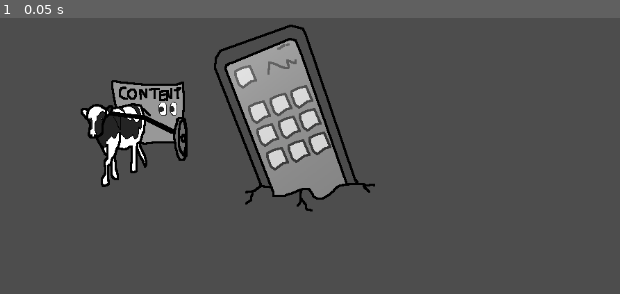
Above: before the commit, frame 1.
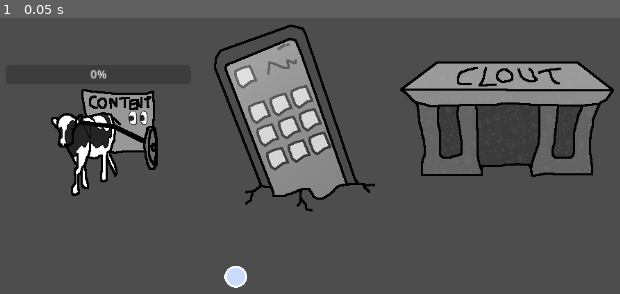
Above: after the commit, the same moment.

Repository: Broondoon/LD55_GarnishedGoose
Game: Godot game, scene res://src/levels/struct_test.tscn
Same seed, same stepped clock (60 frames per second), same inputs: the game is played once before the commit and once after it. This scene is started directly instead of the project's main scene.
Inputs:
- Up to frame 1 (0.05 s): no input

The runs differ from the first frame. In frame 1, 11% of the frame differs, in the area x 8-100%, y 15-98%.

Commit message:
Added cloutar, did cowntent
On the tin

Diff:
--- a/src/levels/struct_test.tscn
+++ b/src/levels/struct_test.tscn
@@ -1,10 +1,18 @@
-[gd_scene load_steps=3 format=3 uid="uid://b3txgu7buvfjf"]
+[gd_scene load_steps=5 format=3 uid="uid://b3txgu7buvfjf"]
 
 [ext_resource type="PackedScene" uid="uid://b5plvi2qyjlr4" path="res://src/structures/content_cow.tscn" id="1_heb3b"]
 [ext_resource type="PackedScene" uid="uid://da01nyox3t7xi" path="res://src/structures/phone_tower.tscn" id="2_322a4"]
+[ext_resource type="PackedScene" uid="uid://c0576dp8n2kqg" path="res://src/structures/cloutar.tscn" id="3_6kstt"]
+[ext_resource type="PackedScene" uid="uid://dtx5yhw5yxley" path="res://src/manipulatables/minions/minion.tscn" id="4_pogvh"]
 
 [node name="StructTest" type="Node2D"]
 
 [node name="ContentCow" parent="." instance=ExtResource("1_heb3b")]
+position = Vector2(193, 231)
 
 [node name="PhoneTower" parent="." instance=ExtResource("2_322a4")]
+
+[node name="Cloutar" parent="." instance=ExtResource("3_6kstt")]
+
+[node name="Minion" parent="." instance=ExtResource("4_pogvh")]
+position = Vector2(391, 423)
--- /dev/null
+++ b/src/structures/cloutar.tscn
@@ -0,0 +1,7 @@
+[gd_scene load_steps=2 format=3 uid="uid://c0576dp8n2kqg"]
+
+[ext_resource type="Texture2D" uid="uid://cv3yfqcc2s5wr" path="res://assets/structures/cloutar.png" id="1_yjda3"]
+
+[node name="Cloutar" type="Sprite2D"]
+position = Vector2(781, 141)
+texture = ExtResource("1_yjda3")
--- /dev/null
+++ b/src/structures/content_cow.gd
@@ -0,0 +1,38 @@
+extends Sprite2D
+
+@export var progress_speed = 5
+@export var work_needed = 100
+@export var work_init = 0
+
+signal minion_entered()
+signal content_created()
+
+@onready var work_progress = work_init
+@onready var num_working = 0
+
+@onready var progress_bar = get_node("ProgressBar")
+
+# Called when the node enters the scene tree for the first time.
+func _ready():
+	progress_bar.value = work_init
+
+
+# Called every frame. 'delta' is the elapsed time since the previous frame.
+func _process(delta):
+	if (work_progress < work_needed):
+		work_progress += num_working * progress_speed * delta
+		progress_bar.value = (work_progress / work_needed) * 100
+	elif (work_progress >= work_needed):
+		finished_progress()
+
+
+func _on_area_2d_area_entered(area):
+	num_working += 1
+
+
+func _on_area_2d_area_exited(area):
+	num_working += 1
+
+
+func finished_progress():
+	emit_signal("content_created")
--- a/src/structures/content_cow.tscn
+++ b/src/structures/content_cow.tscn
@@ -1,7 +1,36 @@
-[gd_scene load_steps=2 format=3 uid="uid://b5plvi2qyjlr4"]
+[gd_scene load_steps=4 format=3 uid="uid://b5plvi2qyjlr4"]
 
 [ext_resource type="Texture2D" uid="uid://fkn5rdfeblep" path="res://assets/structures/content cow.png" id="1_vsoa2"]
+[ext_resource type="Script" path="res://src/structures/content_cow.gd" id="2_46r7i"]
+
+[sub_resource type="RectangleShape2D" id="RectangleShape2D_vnocx"]
+size = Vector2(283, 288)
 
 [node name="ContentCow" type="Sprite2D"]
 position = Vector2(236, 218)
 texture = ExtResource("1_vsoa2")
+script = ExtResource("2_46r7i")
+
+[node name="Area2D" type="Area2D" parent="."]
+collision_layer = 4
+
+[node name="CollisionShape2D" type="CollisionShape2D" parent="Area2D"]
+position = Vector2(17.5, -5)
+shape = SubResource("RectangleShape2D_vnocx")
+
+[node name="ProgressBar" type="ProgressBar" parent="."]
+anchors_preset = 8
+anchor_left = 0.5
+anchor_top = 0.5
+anchor_right = 0.5
+anchor_bottom = 0.5
+offset_left = -325.5
+offset_top = -305.0
+offset_right = -58.5
+offset_bottom = -278.0
+grow_horizontal = 2
+grow_vertical = 2
+value = 50.0
+
+[connection signal="area_entered" from="Area2D" to="." method="_on_area_2d_area_entered"]
+[connection signal="area_exited" from="Area2D" to="." method="_on_area_2d_area_exited"]
Binary file added: assets/structures/cloutar.png
